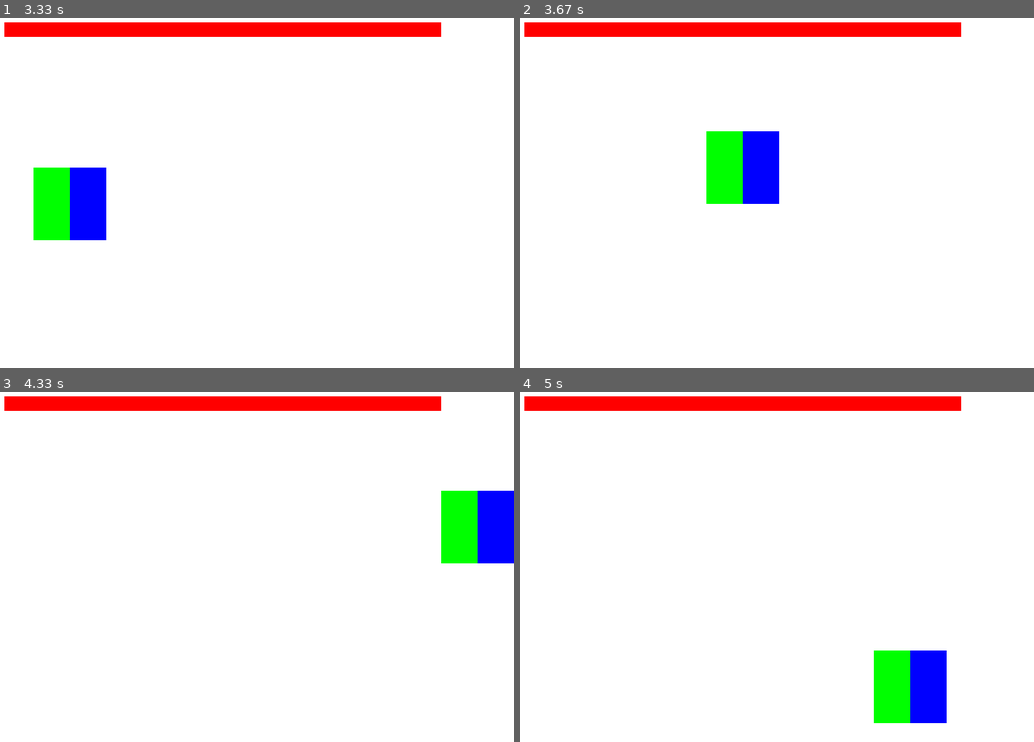
Above: before the commit, frames 1-4 (two rows, left to right).
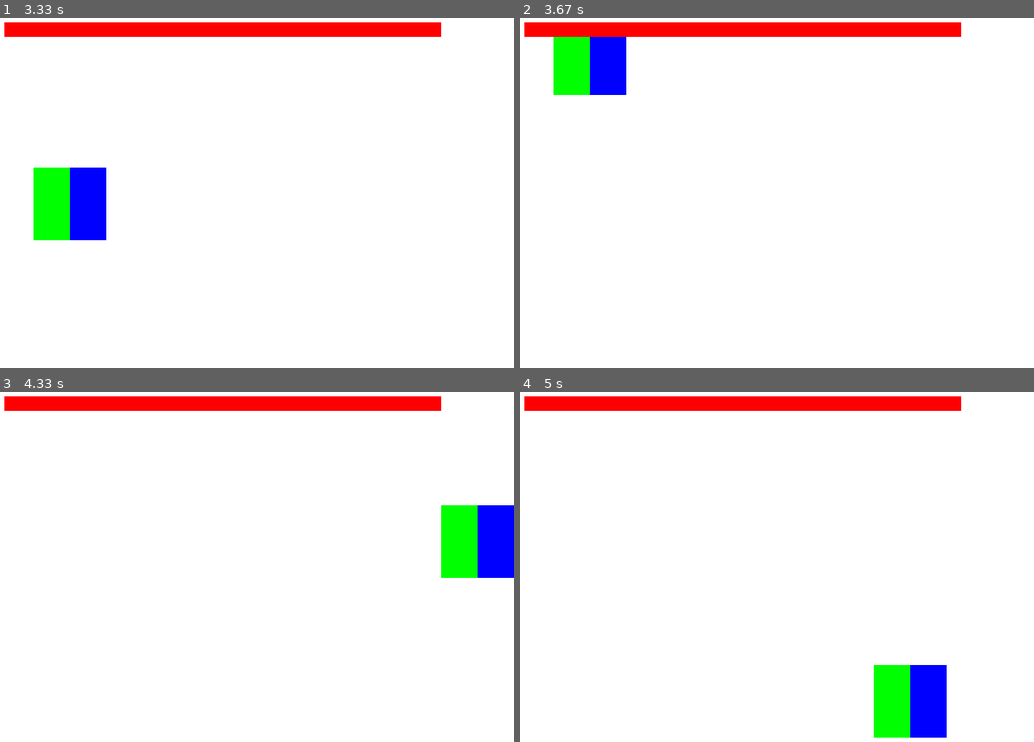
Above: after the commit, the same moments.

Repository: WCI-Computer-Science/pygame
Game: pygame game, started from main.py
The game is run twice, just before and just after one commit, with the same random seed, the same clock (stepped at 60 frames per second) and the same inputs.
Inputs (mouse positions are in pixels of both pictures, inside the frame that each line leads up to):
- Up to frame 1 (3.33 s): click (221, 168) at 0.38 s; hold D 0.67-1.13 s; move the mouse to (200, 186) at 0.7 s; hold W 1.17-1.47 s; hold D 1.5-1.97 s; hold A 2-2.53 s; hold S 2.57-2.87 s; hold A 2.9-3.3 s
- Up to frame 2 (3.67 s): hold W from 3.33 s (still down)
- Up to frame 3 (4.33 s): release W at 3.7 s; hold D from 3.73 s (still down)
- Up to frame 4 (5 s): release D at 4.37 s; hold S 4.4-4.77 s; hold A from 4.8 s (still down)

Frame 1 is identical in both runs. In frame 2, 5.3% of the frame differs, in the area x 6-51%, y 5-54%; in frame 3, 1.2%; in frame 4, 1.2%.

Commit message:
Start lose screen

Diff:
--- a/main.py
+++ b/main.py
@@ -82,26 +82,53 @@
     def draw(self, screen):
         pygame.draw.rect(screen, (255, 0, 0), self.rect)
 
+class LoseScreen():
+    def __init__(self):
+        pass
+    def draw(self, screen):
+        pass
+    def update(self, reset=False):
+        if reset:
+            return 0
+        else:
+            return 1
+
 rects = Rectangles((350, 250), (400, 250), (50, 100), (50, 100), (0, 255, 0), (0, 0, 255), 20, WIDTH, HEIGHT)
 walls = pygame.sprite.Group()
 walls.add(Wall(100, 100, WIDTH-200, 20))
+losescreen = LoseScreen()
 
 clock = pygame.time.Clock()
+
+gamelevel = 1
+prevgamelevel = 0
 
 while True:
     clock.tick(FRAMERATE) # Stall until the next frame
     for event in pygame.event.get():
         if event.type == QUIT:
             raise SystemExit
-        if event.type == pygame.MOUSEBUTTONDOWN:
+        if event.type == MOUSEBUTTONDOWN:
             pos = pygame.mouse.get_pos()
             rects.setpos(pos[0], pos[1], safe=True, colliders=walls)
+        if event.type == USEREVENT:
+            if event.code == "LOSE":
+                gamelevel = losescreen.update(reset=True)
+                losescreen.draw(screen)
 
-    rects.update()
-    if rects.checkcollision(walls):
+    if prevgamelevel != gamelevel:
+        prevgamelevel = gamelevel
         rects.reset()
     screen.fill((255, 255, 255))
-    rects.draw(screen)
-    for sprite in walls:
-        sprite.draw(screen)
+    if gamelevel != 0:
+        rects.update()
+        if rects.checkcollision(walls):
+            loseevent = pygame.event.Event(USEREVENT, code="LOSE")
+            pygame.event.post(loseevent)
+        rects.draw(screen)
+        for sprite in walls:
+            sprite.draw(screen)
+    else:
+        gamelevel = losescreen.update()
+        losescreen.draw(screen)
     pygame.display.update()
